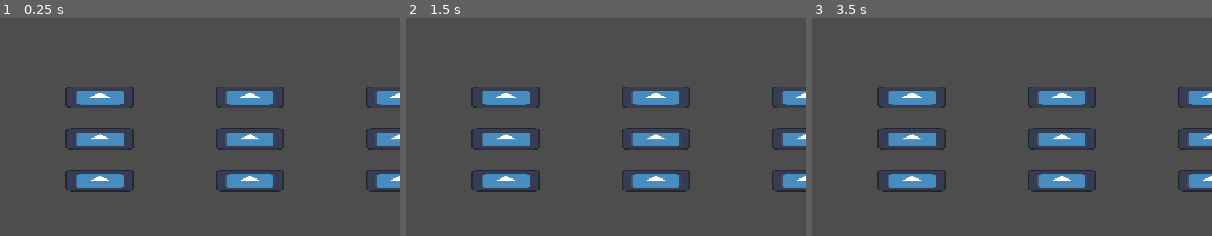
Above: before the commit, frames 1-3 (left to right).
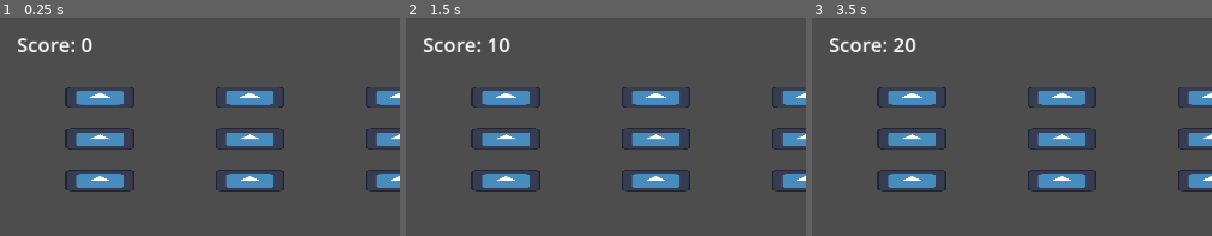
Above: after the commit, the same moments.

Repository: TioTech-code/haven-game-jam-2026
Game: Godot game, scene res://main.tscn
The game is run twice, just before and just after one commit, with the same random seed, the same clock (stepped at 60 frames per second) and the same inputs. The engine's default icon, where the game draws it, is replaced by a stand-in: a white triangle on a blue panel in a dark square.
Inputs:
- Up to frame 1 (0.25 s): no input
- Up to frame 2 (1.5 s): hold Right (ui_right) 0.53-1.28 s; hold Left (ui_left) from 1.28 s (still down)
- Up to frame 3 (3.5 s): release Left (ui_left) at 2.03 s; hold Right (ui_right) from 2.03 s (still down)
The pictures show only the part of the screen within x 0-50%, y 0-50%; the shares and areas given below are measured in that part.

The runs differ from the first frame. In frame 1, 0.5% of the frame differs, in the area x 4-23%, y 9-16%; in frame 2, 0.6%; in frame 3, 0.6%, in the area x 4-26%, y 9-16%.

Commit message:
Add scoring system

Diff:
--- a/block.gd
+++ b/block.gd
@@ -1,4 +1,9 @@
 extends StaticBody2D
 
 func hit() -> void:
+	var game := get_tree().current_scene
+
+	if game.has_method("block_destroyed"):
+		game.call("block_destroyed")
+
 	queue_free()
--- /dev/null
+++ b/main.gd
@@ -0,0 +1,17 @@
+extends Node2D
+
+var score: int = 0
+var blocks_remaining: int = 15
+
+@onready var score_label: Label = $HUD/ScoreLabel
+
+func _ready() -> void:
+	update_score()
+
+func block_destroyed() -> void:
+	score += 10
+	blocks_remaining -= 1
+	update_score()
+
+func update_score() -> void:
+	score_label.text = "Score: " + str(score)
--- a/main.tscn
+++ b/main.tscn
@@ -1,6 +1,7 @@
 [gd_scene format=3 uid="uid://dtefnq44butoa"]
 
 [ext_resource type="Script" uid="uid://dnhvqyr0thgn6" path="res://paddle.gd" id="1_0xm2m"]
+[ext_resource type="Script" uid="uid://3dy0uojv4fk5" path="res://main.gd" id="1_lquwl"]
 [ext_resource type="Texture2D" uid="uid://317au8onjalt" path="res://icon.svg" id="2_h2yge"]
 [ext_resource type="Script" uid="uid://bfhw3t7cebaxw" path="res://ball.gd" id="3_h2yge"]
 [ext_resource type="PackedScene" uid="uid://db6dovpcr5asm" path="res://block.tscn" id="4_1bvp3"]
@@ -11,6 +12,18 @@
 [sub_resource type="CircleShape2D" id="CircleShape2D_538ly"]
 
 [node name="Main" type="Node2D" unique_id=965557753]
+script = ExtResource("1_lquwl")
+
+[node name="HUD" type="CanvasLayer" parent="." unique_id=2117374450]
+
+[node name="ScoreLabel" type="Label" parent="HUD" unique_id=1279718559]
+offset_left = 20.0
+offset_top = 20.0
+offset_right = 85.0
+offset_bottom = 69.0
+theme_override_font_sizes/font_size = 24
+text = "Score: 0
+"
 
 [node name="Paddle" type="CharacterBody2D" parent="." unique_id=1313583428]
 position = Vector2(480, 490)
Not shown, added: main.gd.uid
